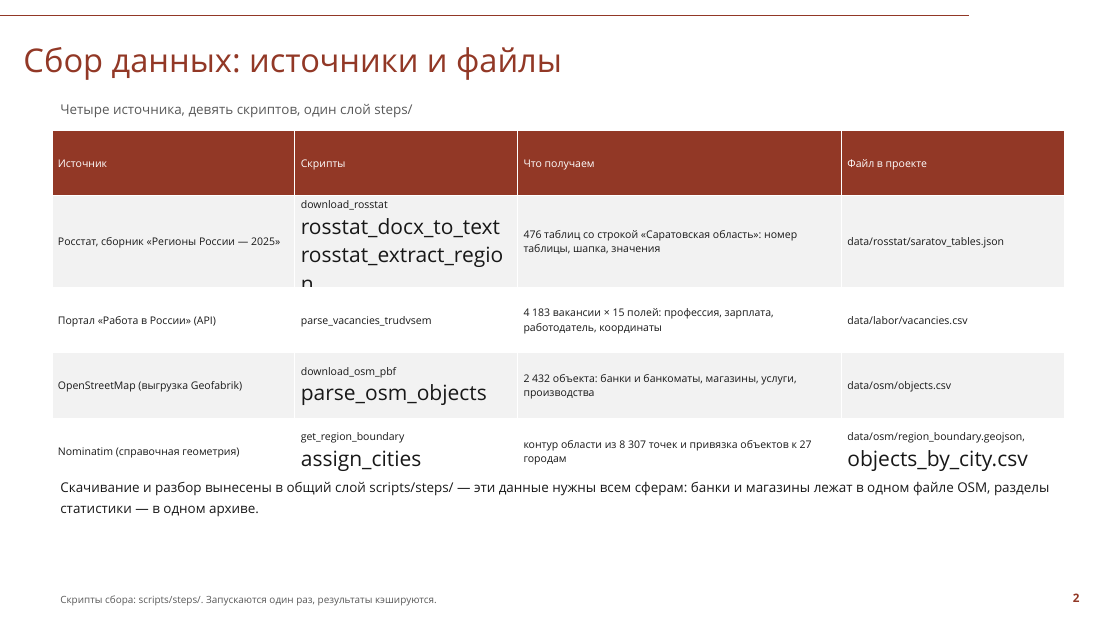
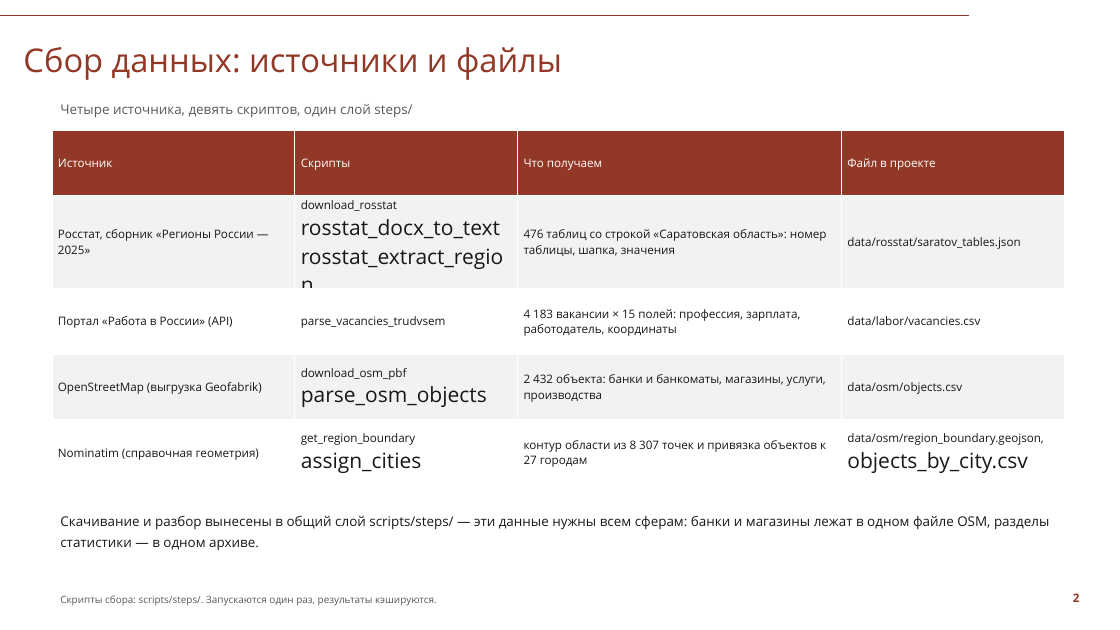
Before and after one commit to Seabas1/Analysis-of-regions, a slide deck: slide 2 of Саратовская_область_презентация_СПбГУ.pptx. Drawn at 1120x630 pixels with LibreOffice and Linux fonts; fonts in the diff are those of the drawing; background and template pictures are left out. Boxes give left, top, right and bottom in pixels: in the first picture for what was removed or moved away, otherwise in the second. Text is boxed around its words. In the diff, an @@ line names an element or a change of style, - is before the commit and + after.

```diff
--- a/Саратовская_область_презентация_СПбГУ.pptx
+++ b/Саратовская_область_презентация_СПбГУ.pptx
@@ table at (52,130,1065,477) @@
@@ size 9 to 10 pt in "Источник", "Скрипты", "Что получаем", "Файл в проекте" and 16 more places @@
@@ text "Скачивание и разбор вынесены в ...": place and size @@
-text "Скачивание и разбор вынесены в ..." at (60,482,1049,517)
+text "Скачивание и разбор вынесены в ..." at (60,516,1049,551)
```
Also in this commit, not shown: 14 other slides changed, 2 other files.
